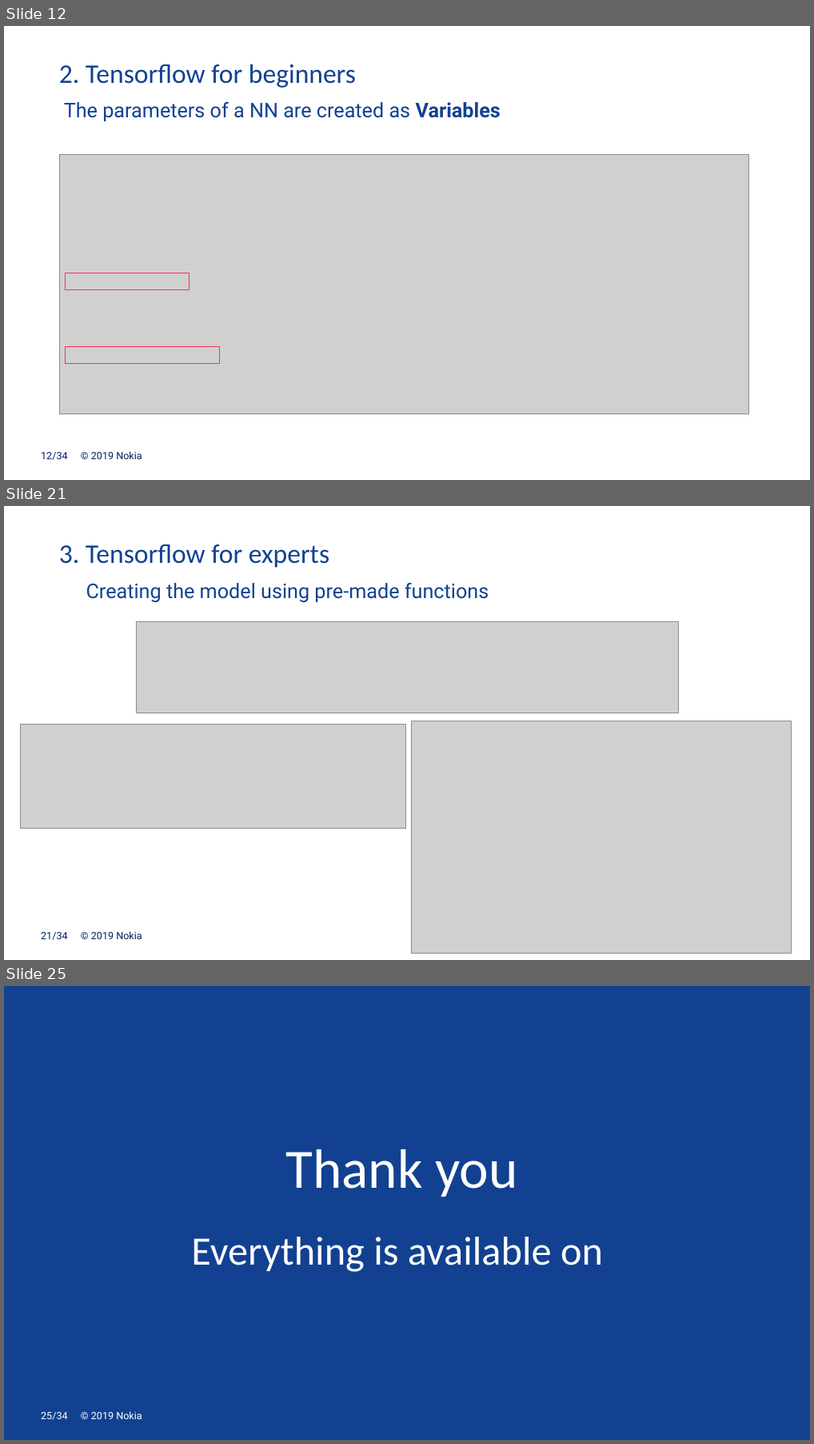
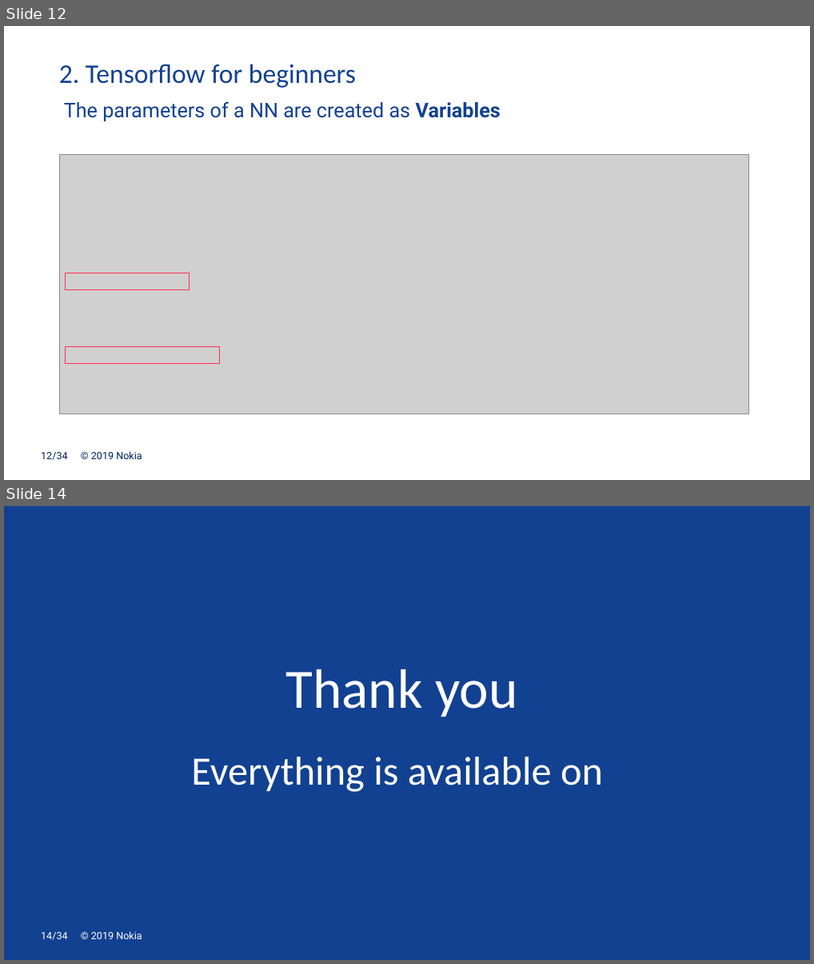
Before and after one commit to mgoutay/ml_course, a slide deck: DL_course_1.pptx. Shown one above the other, each under a label of ours: slides 12, 21 and 25 before the commit, slides 12 and 14 after it; the slides between them are not shown. The pictures are 814x1444 and 814x964 pixels, drawn with LibreOffice and Linux fonts; fonts in the diff are those of the drawing; grey boxes stand for pictures; background and template pictures are left out. Boxes give left, top, right and bottom in pixels: in the first picture for what was removed or moved away, otherwise in the second. Text is boxed around its words. In the diff, an @@ line names an element or a change of style, - is before the commit and + after.

```diff
--- a/DL_course_1.pptx
+++ b/DL_course_1.pptx
@@ slide 21 removed at [4,506,810,960], background #FFFFFF; not listed: 2 template elements that a slide beside it also shows @@
@@ text removed at [59,544,330,568] @@
-3. Tensorflow for experts
@@ text removed at [86,583,489,603] @@
-Creating the model using pre-made functions
@@ picture removed at [136,621,678,713] @@
@@ picture removed at [412,721,792,953] @@
@@ picture removed at [20,724,406,828] @@
@@ what was slide 25 is now slide 14 @@
@@ page number at [41,932,67,940]: text changed @@
-25/34
+14/34
```
Also in this commit, not shown: 1 slide changed, 10 other slides removed, 1 other file.
